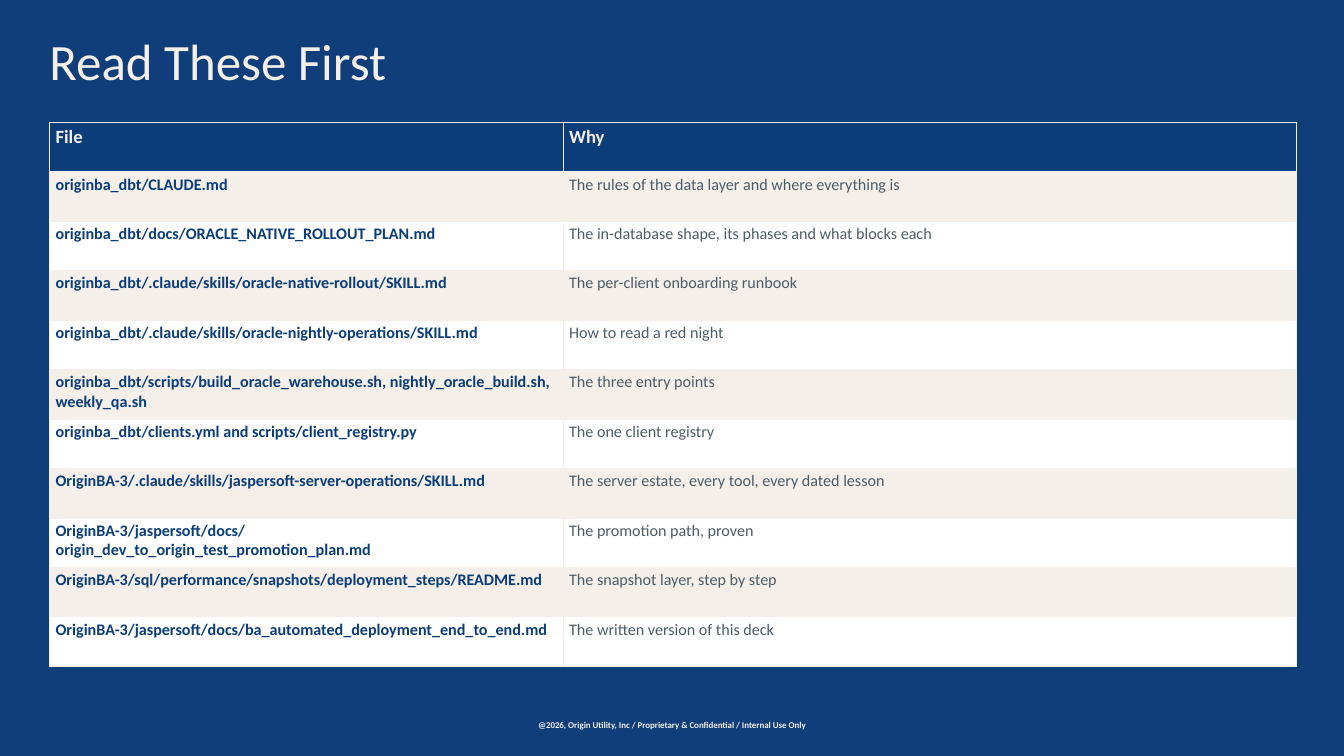
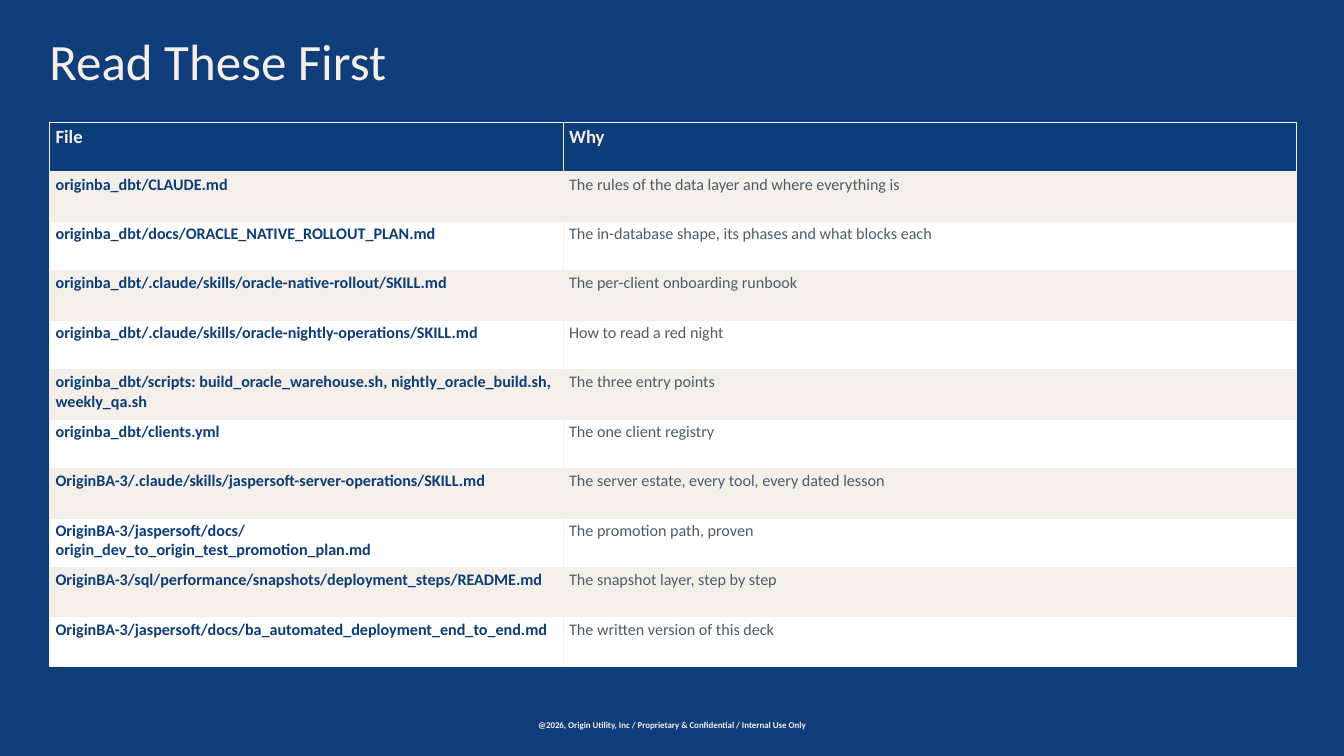
Before and after one commit to chasepowers59/OriginBA, a slide deck: slide 16 of jaspersoft/docs/OriginBA_Automated_Deployment.pptx (slide 13 before the commit). Drawn at 1344x756 pixels with LibreOffice and Linux fonts; fonts in the diff are those of the drawing; background and template pictures are left out; a plain dark background stands for a picture behind light text. Boxes give left, top, right and bottom in pixels: in the first picture for what was removed or moved away, otherwise in the second. Text is boxed around its words. In the diff, an @@ line names an element or a change of style, - is before the commit and + after.

```diff
--- a/jaspersoft/docs/OriginBA_Automated_Deployment.pptx
+++ b/jaspersoft/docs/OriginBA_Automated_Deployment.pptx
@@ table at <box>50,122,1296,666</box> @@
-row 6, column 1: originba_dbt/scripts/build_oracle_warehouse.sh, nightly_oracle_build.sh, weekly_qa.sh
+row 6, column 1: originba_dbt/scripts: build_oracle_warehouse.sh, nightly_oracle_build.sh, weekly_qa.sh
-row 7, column 1: originba_dbt/clients.yml and scripts/client_registry.py
+row 7, column 1: originba_dbt/clients.yml
```
Also in this commit, not shown: 11 other slides changed, 4 slides added, 1 slide removed, 2 other files.
